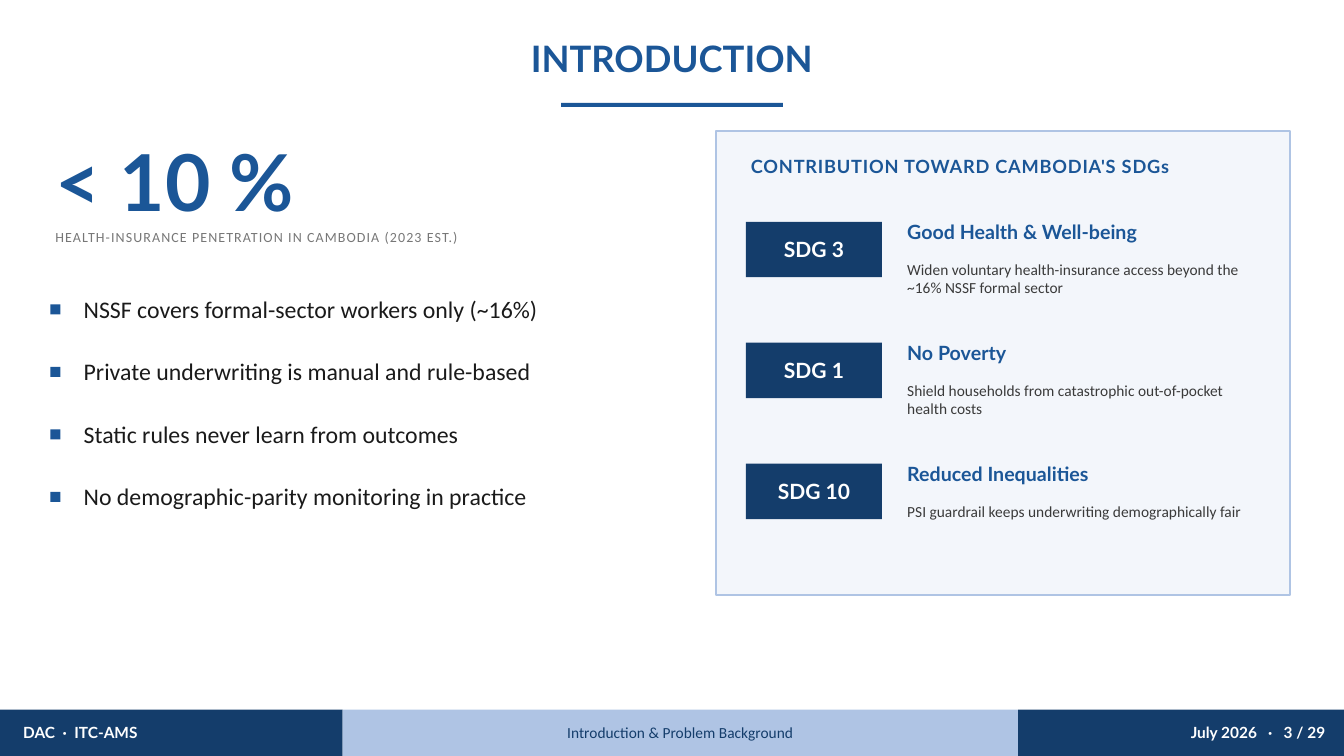
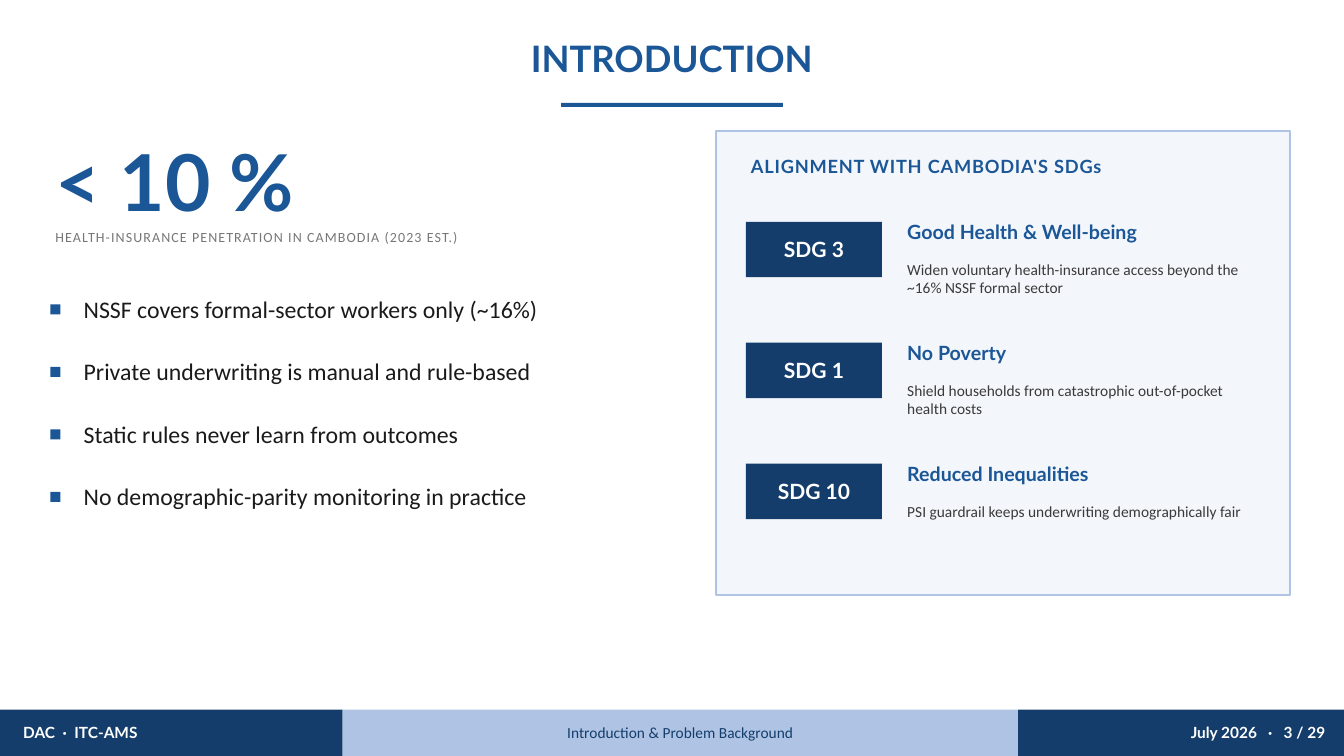
Before and after one commit to PolyTheML/DAC-UW-Thesis, a slide deck: slide 5 of thesis/health_rl/burgundy_defense_presentation.pptx. Drawn at 1344x756 pixels with LibreOffice and Linux fonts; fonts in the diff are those of the drawing. Boxes give left, top, right and bottom in pixels: in the first picture for what was removed or moved away, otherwise in the second. Text is boxed around its words. In the diff, an @@ line names an element or a change of style, - is before the commit and + after.

```diff
--- a/thesis/health_rl/burgundy_defense_presentation.pptx
+++ b/thesis/health_rl/burgundy_defense_presentation.pptx
@@ text at <box>751,159,1101,173</box>: text changed @@
-CONTRIBUTION TOWARD CAMBODIA'S SDGs
+ALIGNMENT WITH CAMBODIA'S SDGs
```
Also in this commit, not shown: 1 other file.
